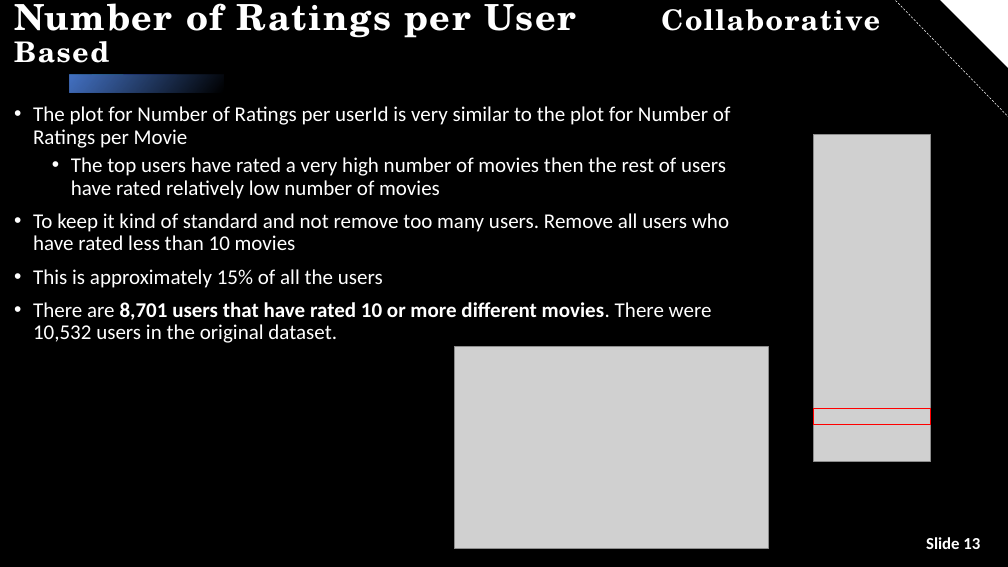
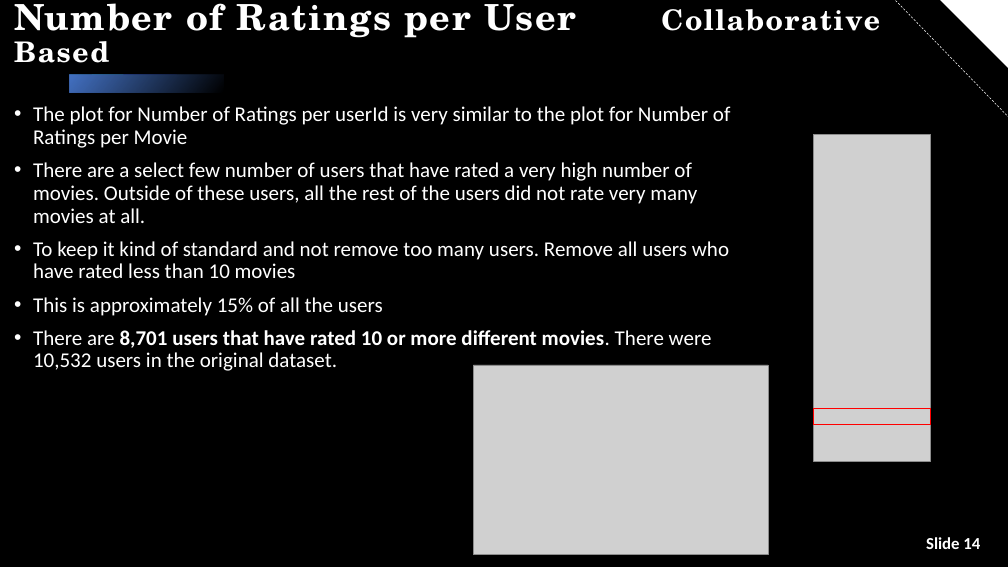
Before and after one commit to cseebec/Movie_Recommendation_P4, a slide deck: slide 15 of Movie Recommendation Systems.pptx. Drawn at 1008x567 pixels with LibreOffice and Linux fonts; fonts in the diff are those of the drawing; grey boxes stand for pictures; background and template pictures are left out. Boxes give left, top, right and bottom in pixels: in the first picture for what was removed or moved away, otherwise in the second. Text is boxed around its words. In the diff, an @@ line names an element or a change of style, - is before the commit and + after.

```diff
--- a/Movie Recommendation Systems.pptx
+++ b/Movie Recommendation Systems.pptx
@@ text at (33, 162, 697, 223): text changed @@
-  • The top users have rated a very high number of movies then the rest of users have rated relatively low number of movies
+• There are a select few number of users that have rated a very high number of movies. Outside of these users, all the rest of the users did not rate very many movies at all.
@@ picture: place and size @@
-picture at (454, 347, 768, 549)
+picture at (473, 365, 768, 555)
@@ text at (926, 537, 980, 549): text changed @@
-Slide 13
+Slide 14
```
Also in this commit, not shown: 3 other slides changed, 2 slides added, 2 other files.
